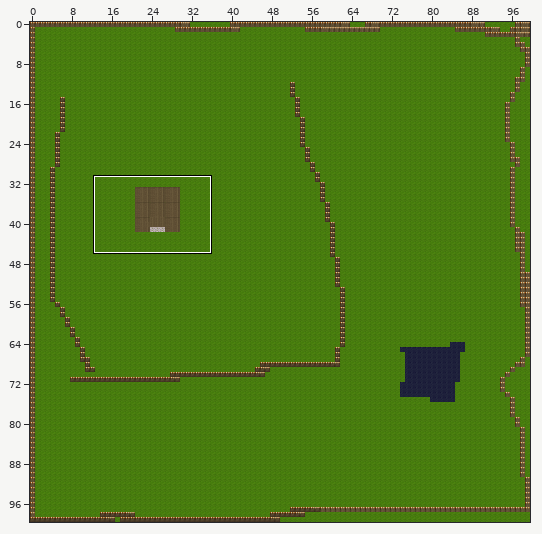
An edit to a level. Tiled map, God of Fire/resources/Map.tmx. The picture above shows the old version from afar; the outline marks the close-up.
Close-up. Before:
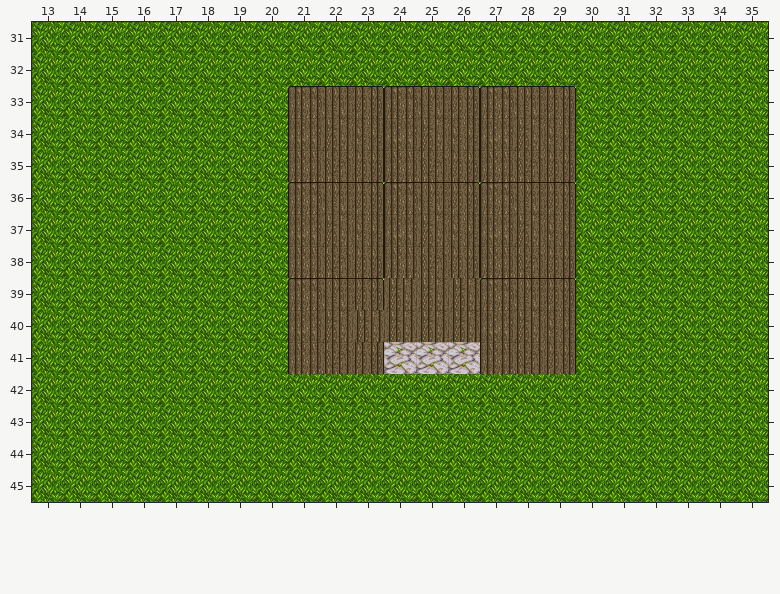
Cells are 32x32 px. Shown: x 13..35, y 31..45.
The same view after the edit:
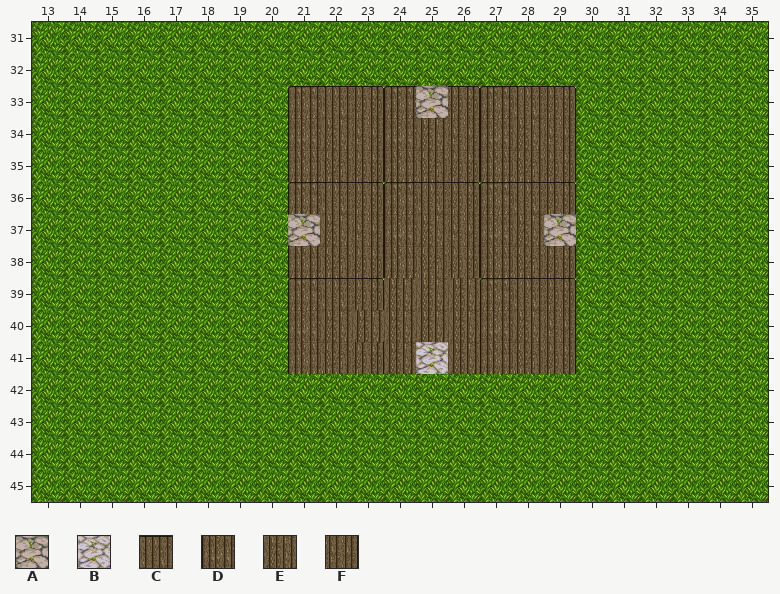
Key: from "PathAndObjects": A 50, B 53, C 61, D 76, E 77, F 78.
_ is an empty cell.
The edit:
Layer "Stairs":
Tile A is added in row 33 at x 25; in row 37 at x 21 and 29.
The author cleared tile B in row 41 at x 24 and 26.
Layer "Floor2":
Tile E is added in row 41 at x 24 and 26.
The author cleared tile C in row 33 at x 25.
The author cleared tile D in row 37 at x 21.
The author cleared tile F in row 37 at x 29.
Boxes around the changes in both close-ups, in picture pixels (x1, y1, x2, y2):
changed: (416, 86, 448, 118)
changed: (288, 214, 320, 246)
changed: (544, 214, 576, 246)
changed: (384, 342, 416, 374)
changed: (448, 342, 480, 374)
